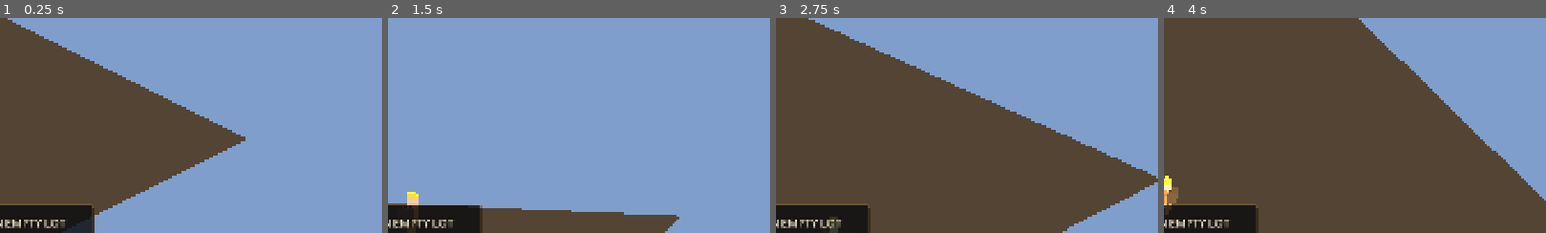
Above: before the commit, frames 1-4 (left to right).
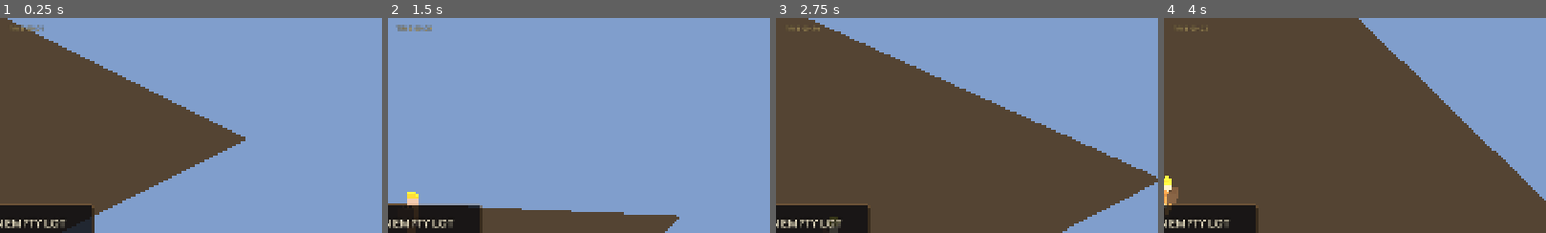
Above: after the commit, the same moments.

Repository: jaredclarkgay/space-tower-iso
Game: Godot game, scene res://scenes/tower/tower.tscn
The game is run twice, just before and just after one commit, with the same random seed, the same clock (stepped at 60 frames per second) and the same inputs.
Inputs (mouse positions are % of the whole screen's width and height, from its top left):
- Up to frame 1 (0.25 s): no input
- Up to frame 2 (1.5 s): tap Enter at 0.5 s; move the mouse to (72, 45) at 0.52 s; hold D (move_right) 0.53-1.25 s; hold Middle mouse button (camera_pan) 0.53-1.25 s; click (72, 45) at 0.67 s; tap Space (jump) at 0.77 s; drag from (30, 55) to (45, 70) at 1.27 s
- Up to frame 3 (2.75 s): move the mouse to (60, 28) at 2.02 s; hold D (move_right) from 2.03 s (still down); hold R (camera_rotate_right) from 2.03 s (still down); click (60, 28) at 2.17 s
- Up to frame 4 (4 s): release D (move_right) at 2.75 s; release R (camera_rotate_right) at 2.75 s; drag from (45, 70) to (20, 35) at 2.77 s; tap Space (jump) at 3.5, 3.77 s; move the mouse to (80, 65) at 3.52 s; hold A (move_left) from 3.53 s (still down); hold Mouse wheel down (camera_zoom_out) from 3.53 s (still down); click (80, 65) at 3.67 s
The pictures show only the part of the screen within x 47-97%, y 0-50%; the shares and areas given below are measured in that part.

The runs differ from the first frame. In frame 1, 0.1% of the frame differs, in the area x 3-12%, y 3-7%; in frame 2, 0.2%, in the area x 2-12%, y 3-7%; in frame 3, less than 0.1%; in frame 4, less than 0.1%.

Commit message:
feat(time): TimeOfDay clock — derived, broadcasting, debug HUD readout (stage 1)
New 6th autoload TimeOfDay — the cyclic-axis sibling of GameDirector. Each
frame it derives a normalized 0..1 hour from the monotonic sim clock wrapped
by DAY_LENGTH_MSEC, mirrors it into GameState.time_of_day, and broadcasts
tick(t). Holds ZERO per-location logic — it only announces the hour. sim_speed
stays the global time-scale.

- game_state.time_of_day (world-truth mirror); constants DAY_LENGTH_MSEC +
  dawn/dusk window knobs for stage 3.
- tower_hud: debug top-centre "TIME HH:MM" readout.
- running defaults true (free-runs) for now; stage 2 latches it dormant until
  the TEMPORAL phase.

Verified (windowed): sim_time_msec at 0/.25/.5/.75/1.25*day maps to
00:00/06:00/12:00/18:00/06:00 (wraps); readout renders. No visuals yet.

Co-Authored-By: Claude Opus 4.8 (1M context) <noreply@anthropic.com>

Diff:
--- a/autoloads/constants.gd
+++ b/autoloads/constants.gd
@@ -422,6 +422,17 @@
 const CITY_HEIGHT_MIN := 6.0
 const CITY_HEIGHT_MAX := 30.0          # shorter than the tower, so you look DOWN onto them
 const CITY_RNG_SEED := 20260601        # fixed so the skyline layout is stable across runs
+
+# --- Time-of-day (day/night cycle) --------------------------------------
+# Normalized 0..1: 0.0/1.0 = midnight, 0.25 = dawn (~06:00), 0.5 = noon,
+# 0.75 = dusk (~18:00). The TimeOfDay clock derives this from the monotonic
+# sim clock (GameState.sim_time_msec) wrapped by DAY_LENGTH, so sim_speed stays
+# the GLOBAL time-scale knob. Dawn/dusk windows are for the Stage-3 lighting
+# modulation (soft, overlapping bands — gradients, not switches).
+const DAY_LENGTH_MSEC := 240000.0      # one full day/night cycle (~4 min) in sim-ms
+const DAWN_CENTER := 0.25              # sun rising
+const DUSK_CENTER := 0.75              # sun setting
+const TWILIGHT_HALF_WIDTH := 0.07      # half-width of each dawn/dusk transition band
 
 # --- Boot / exterior opening (GameDirector EMPTY_LOT) --------------------
 # The game's new front door: a stand-alone empty lot you open on, in-world
--- a/autoloads/game_state.gd
+++ b/autoloads/game_state.gd
@@ -217,6 +217,11 @@
 var sim_time_msec: float = 0.0
 var sim_speed: float = 1.0
 
+# Normalized time-of-day (0..1), mirrored each frame by the TimeOfDay clock while
+# it's running. 0.0/1.0 = midnight, 0.25 = dawn, 0.5 = noon, 0.75 = dusk. World
+# truth (data); TimeOfDay owns it, scenes read it. Dormant until TEMPORAL (Stage 2).
+var time_of_day: float = 0.0
+
 
 func _process(delta: float) -> void:
 	sim_time_msec += delta * 1000.0 * sim_speed
--- /dev/null
+++ b/autoloads/time_of_day.gd
@@ -0,0 +1,40 @@
+extends Node
+
+# TimeOfDay — the day/night clock: the CYCLIC-axis broadcaster, sibling to
+# GameDirector (the LINEAR narrative axis). It derives a normalized hour from the
+# monotonic sim clock, mirrors it into GameState.time_of_day (world truth), and
+# BROADCASTS tick(t) for subscribers to interpret LOCALLY. It holds ZERO
+# per-location logic — it only announces the hour; floors/characters subscribe
+# and decide what dawn/noon/dusk means for them.
+#
+# Source: GameState.sim_time_msec (shared monotonic clock) wrapped by
+# Constants.DAY_LENGTH_MSEC — so sim_speed stays the GLOBAL time-scale. time_of_day
+# is 0..1: 0.0/1.0 = midnight, 0.25 = dawn, 0.5 = noon, 0.75 = dusk.
+#
+# Stage 2 will gate `running` behind the TEMPORAL latch (default it false + flip on
+# via start() when the director enters Phase.TEMPORAL). For now it free-runs so the
+# ticking value is testable.
+
+signal tick(t: float)   # normalized 0..1 time-of-day, emitted each frame while running
+
+var running: bool = true
+
+@onready var _gs: Node = get_node("/root/GameState")
+@onready var _c: Node = get_node("/root/Constants")
+
+
+func _process(_delta: float) -> void:
+	if not running:
+		return
+	var day_len: float = float(_c.DAY_LENGTH_MSEC)
+	var t: float = fmod(float(_gs.sim_time_msec), day_len) / day_len
+	_gs.time_of_day = t
+	tick.emit(t)
+
+
+# Normalized 0..1 -> 24h "HH:MM" (debug/logging; no location logic).
+func hour_string() -> String:
+	var hours: float = float(_gs.time_of_day) * 24.0
+	var h: int = int(hours)
+	var m: int = int((hours - float(h)) * 60.0)
+	return "%02d:%02d" % [h, m]
--- a/project.godot
+++ b/project.godot
@@ -26,6 +26,7 @@
 SaveManager="*res://autoloads/save_manager.gd"
 AudioManager="*res://autoloads/audio_manager.gd"
 GameDirector="*res://autoloads/game_director.gd"
+TimeOfDay="*res://autoloads/time_of_day.gd"
 
 [display]
 
--- a/scenes/tower/tower_hud.gd
+++ b/scenes/tower/tower_hud.gd
@@ -71,6 +71,7 @@
 var _objective_label: RichTextLabel
 var _move_label: RichTextLabel
 var _here_label: RichTextLabel
+var _clock_label: Label          # debug time-of-day readout
 
 var _res_panel: PanelContainer
 var _backpack_value: Label
@@ -93,6 +94,7 @@
 	_build_title()
 	_build_wayfinding()
 	_build_resources()
+	_build_debug_clock()
 	_displayed_cash = int(_gs.cash)
 	# Objective line tracks the arc phase, not the floor.
 	var gd: Node = get_node_or_null("/root/GameDirector")
@@ -133,6 +135,10 @@
 
 
 func _process(delta: float) -> void:
+	# Debug time-of-day readout (always on, every floor + the exterior).
+	if _clock_label:
+		var tod: Node = get_node_or_null("/root/TimeOfDay")
+		_clock_label.text = ("TIME  " + tod.hour_string()) if tod else ""
 	# Resources only matter on the Garden; skip the work elsewhere.
 	if _res_panel == null or not _res_panel.visible:
 		return
@@ -182,6 +188,25 @@
 	box.add_child(_title)
 
 
+# --- Debug clock ----------------------------------------------------------
+
+# Top-centre time-of-day readout. Debug affordance for the day/night clock —
+# clear of the title (top-left) and resources (top-right).
+func _build_debug_clock() -> void:
+	_clock_label = Label.new()
+	_clock_label.add_theme_font_size_override("font_size", 16)
+	_clock_label.add_theme_color_override("font_color", AMBER_DIM)
+	_clock_label.add_theme_color_override("font_outline_color", Color(0, 0, 0, 0.7))
+	_clock_label.add_theme_constant_override("outline_size", 3)
+	_clock_label.horizontal_alignment = HORIZONTAL_ALIGNMENT_CENTER
+	_clock_label.anchor_left = 0.5
+	_clock_label.anchor_right = 0.5
+	_clock_label.grow_horizontal = Control.GROW_DIRECTION_BOTH
+	_clock_label.offset_top = 14.0
+	_clock_label.mouse_filter = Control.MOUSE_FILTER_IGNORE
+	add_child(_clock_label)
+
+
 # --- Wayfinding -----------------------------------------------------------
 
 func _build_wayfinding() -> void:
Not shown, added: autoloads/time_of_day.gd.uid
Not shown, changed: agent/session_log.md
